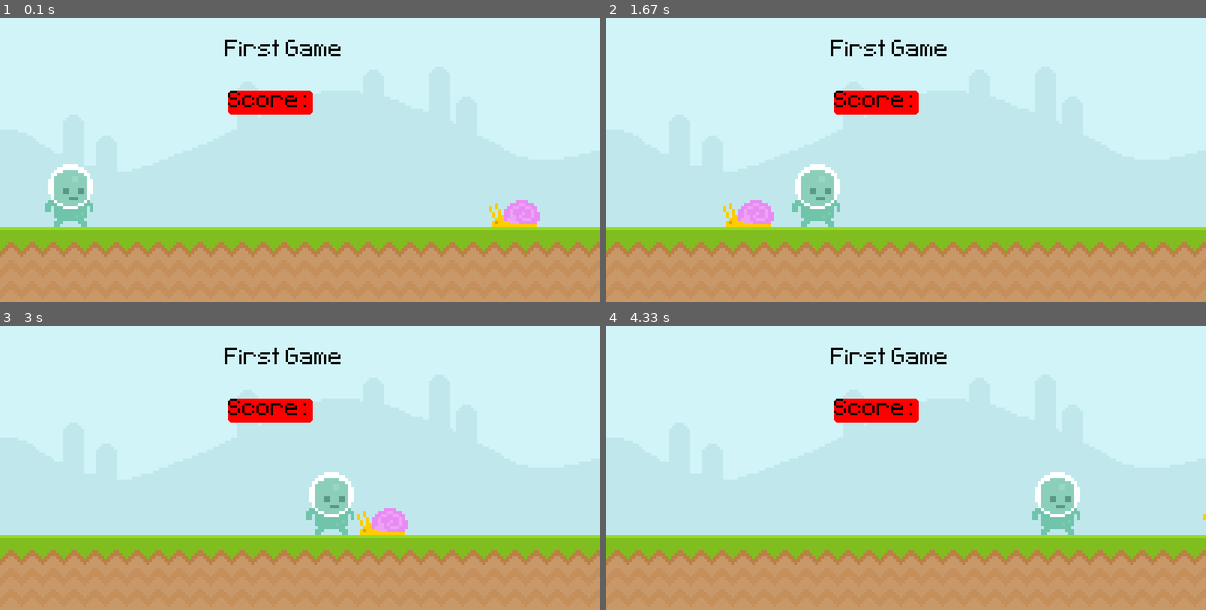
Above: before the commit, frames 1-4 (two rows, left to right).
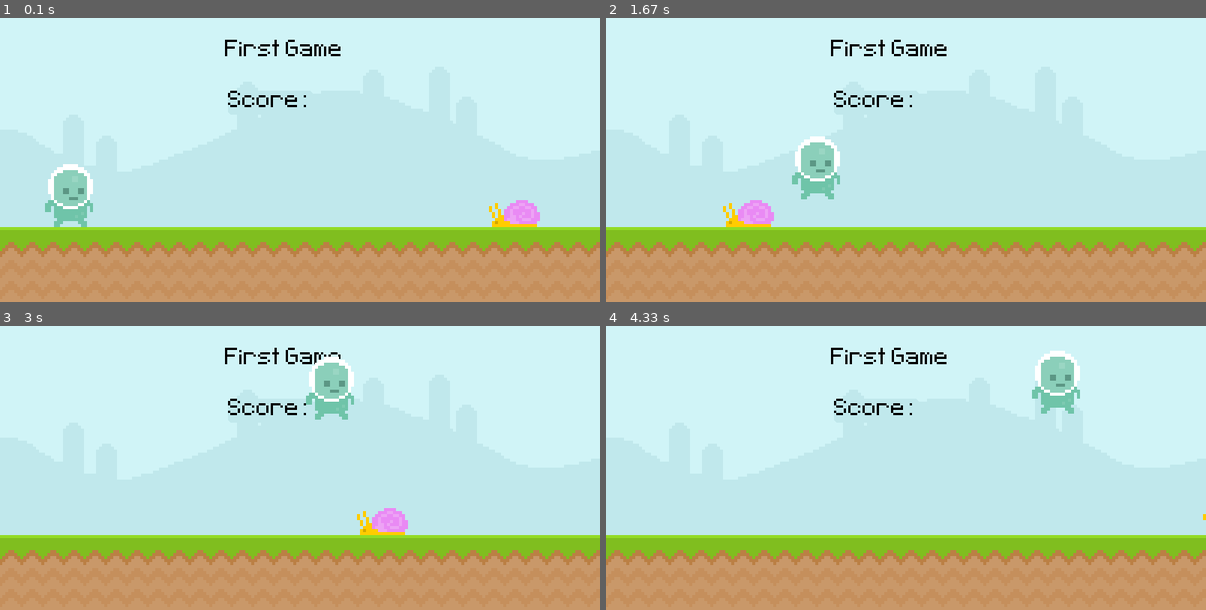
Above: after the commit, the same moments.

Repository: alexjustdoit225/python-mini-projects
Game: pygame game, started from projects/pygame_intro/pygame_intro.py
The game is run twice, just before and just after one commit, with the same random seed, the same clock (stepped at 60 frames per second) and the same inputs.
Inputs (mouse positions are in pixels of both pictures, inside the frame that each line leads up to):
- Up to frame 1 (0.1 s): no input
- Up to frame 2 (1.67 s): press the mouse at (702, 196) at 0.37 s; move the mouse to (708, 208) at 0.47 s; release the mouse at (720, 222) at 0.6 s; tap Space at 0.67 s; click (762, 196) at 1.05 s
- Up to frame 3 (3 s): tap Space at 1.83, 2.23, 2.53 s
- Up to frame 4 (4.33 s): tap Space at 3.07, 3.37, 4.13 s

The runs differ from the first frame. In frame 1, 1.0% of the frame differs, in the area x 38-53%, y 25-35%; in frame 2, 2.9%; in frame 3, 3.6%; in frame 4, 3.6%, in the area x 38-79%, y 8-74%.

Commit message:
added gravity and jump function
-player jumps, can detect when on the ground
-only jumps when on the ground, does not go outside of window

Diff:
--- a/projects/pygame_intro/pygame_intro.py
+++ b/projects/pygame_intro/pygame_intro.py
@@ -17,6 +17,7 @@
 
 player1_surf = pygame.image.load('projects\pygame_intro\graphics\Player\player_walk_1.png').convert_alpha()
 player1_rect = player1_surf.get_rect(midbottom= (80, 300))
+player1_grav = 0
 
 score_surf = test_font.render('Score: ', False, 'black')
 score_rect = score_surf.get_rect(midbottom= (WIDTH//2 - 40, 150))
@@ -27,20 +28,35 @@
         if event.type == pygame.QUIT:
             pygame.quit()
             exit() #most secure way to exit pygame
-        # if event.type == pygame.MOUSEMOTION:
-            # if (player1_rect.collidepoint(event.pos)): print('collision')
+        if event.type == pygame.MOUSEBUTTONDOWN:
+            if (player1_rect.collidepoint(event.pos)):
+                print('collision')
+                if player1_rect.bottom == 300:
+                    player1_grav = -20
+        #detects if a key is pressed down
+        if event.type == pygame.KEYDOWN:
+            print('keydown')
+            if event.key == pygame.K_SPACE and player1_rect.bottom == 300:
+                player1_grav = -20
+
+
     #draw all of our elements
     screen.blit(sky_surface, (0,0))
     screen.blit(ground_surface, (0,300))
     screen.blit(text_surface, (300, 50))
     #draw the rectangle you used to position score
-    pygame.draw.rect(screen, 'red', score_rect, 0, 5)
+    pygame.draw.rect(screen, '#c0e8ec', score_rect, 0, 5)
     screen.blit(score_surf, score_rect)
 
     snail_rect.left += 4
     if snail_rect.right <= 0: snail_rect.left = 800
     elif snail_rect.left >= 800: snail_rect.right = 0
     screen.blit(snail_surface, snail_rect)
+
+    #add gravity to player
+    player1_grav += 1
+    player1_rect.y += player1_grav
+    if player1_rect.bottom >= 300: player1_rect.bottom = 300
 
     player1_rect.left += 2
     if player1_rect.right <= 0: player1_rect.left = 800
@@ -50,7 +66,6 @@
     if player1_rect.colliderect(snail_rect):
         print('collision detected')
 
-
     #updates everything
     pygame.display.update()
     clock.tick(60)
